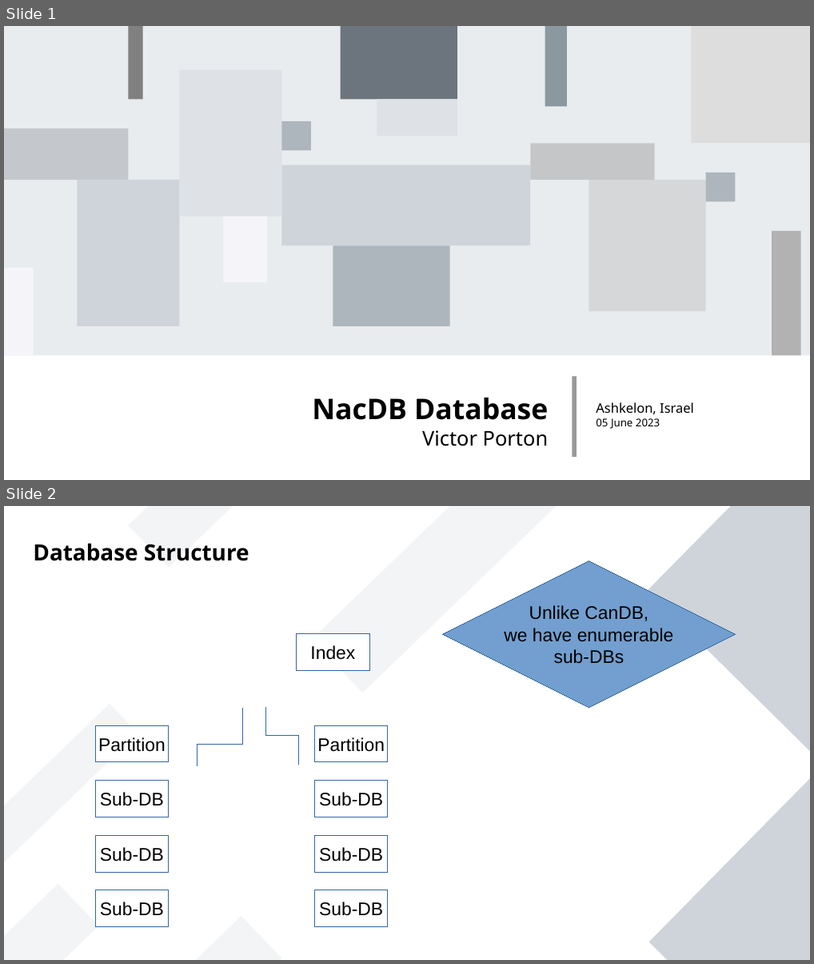
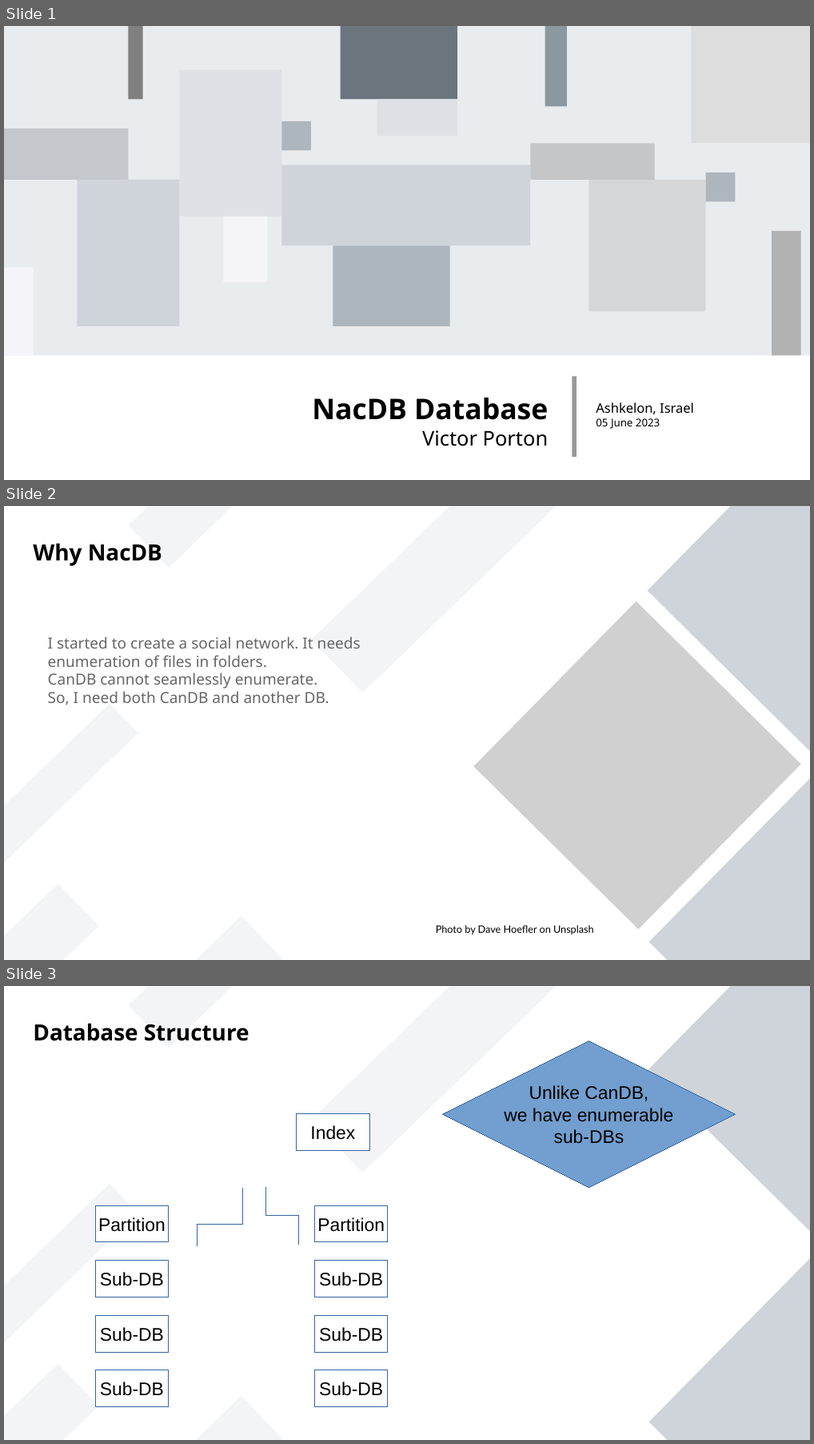
Before and after one commit to vporton/NacDB, a slide deck: docs/presentation.odp. Shown one above the other, each under a label of ours: slides 1 and 2 before the commit, slides 1, 2 and 3 after it. The pictures are 814x964 and 814x1444 pixels, drawn with LibreOffice and Linux fonts; fonts in the diff are those of the drawing; grey boxes stand for pictures. Boxes give left, top, right and bottom in pixels: in the first picture for what was removed or moved away, otherwise in the second. Text is boxed around its words. In the diff, an @@ line names an element or a change of style, - is before the commit and + after.

Commit message:
presentation modified

```diff
--- a/docs/presentation.odp
+++ b/docs/presentation.odp
@@ slide 2 added at [4, 506, 810, 960], background #FFFFFF; not listed: 7 template elements that a slide beside it also shows @@
@@ text added at [33, 543, 162, 566], 22 pt, text #000000, bold @@
+Why NacDB
@@ picture added at [474, 601, 802, 929] @@
@@ text added at [48, 636, 361, 705], 15 pt, text #666666 @@
+I started to create a social network. It needs enumeration of files in folders.
+CanDB cannot seamlessly enumerate.
+So, I need both CanDB and another DB.
@@ text added at [436, 924, 594, 935], 10 pt, text #000000 @@
+Photo by Dave Hoefler on Unsplash
@@ what was slide 2 is now slide 3 @@
```
Also in this commit, not shown: 1 other slide added.
